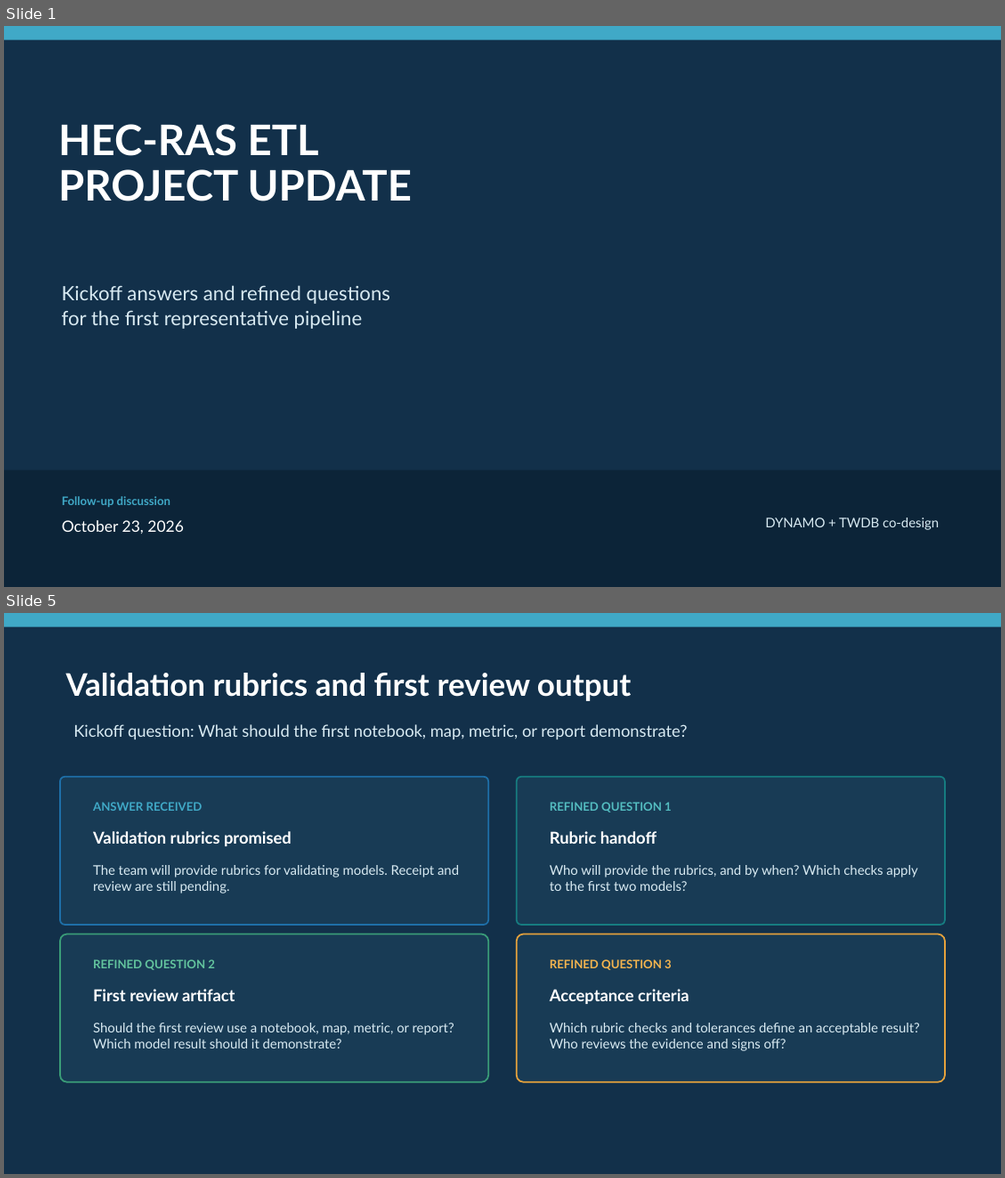
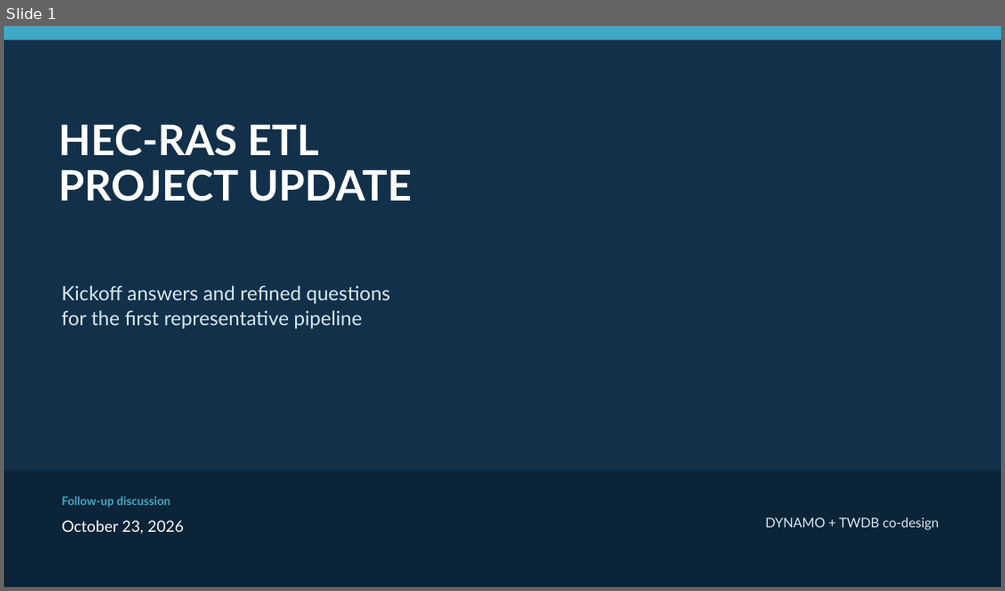
Before and after one commit to wmobley/twdb-flood-model-automation, a slide deck: project/presentations/updates-2026-10-23/TWDB-Updates-2026-10-23.pptx. Shown one above the other, each under a label of ours: slides 1 and 5 before the commit, slide 1 after it; the slides between them are not shown. The pictures are 1005x1178 and 1005x591 pixels, drawn with LibreOffice and Linux fonts; fonts in the diff are those of the drawing. Boxes give left, top, right and bottom in pixels: in the first picture for what was removed or moved away, otherwise in the second. Text is boxed around its words. In the diff, an @@ line names an element or a change of style, - is before the commit and + after.

```diff
--- a/project/presentations/updates-2026-10-23/TWDB-Updates-2026-10-23.pptx
+++ b/project/presentations/updates-2026-10-23/TWDB-Updates-2026-10-23.pptx
@@ slide 5 removed at (x1=4, y1=613, x2=1001, y2=1174), background #12304A @@
@@ rectangle removed at (x1=4, y1=613, x2=1001, y2=627) @@
@@ text removed at (x1=66, y1=673, x2=631, y2=701) @@
-Validation rubrics and first review output
@@ text removed at (x1=73, y1=724, x2=688, y2=739) @@
-Kickoff question: What should the first notebook, map, metric, or report demonstrate?
@@ rounded rectangle removed at (x1=60, y1=777, x2=488, y2=925) @@
@@ rounded rectangle removed at (x1=517, y1=777, x2=945, y2=925) @@
@@ text removed at (x1=93, y1=802, x2=202, y2=811) @@
-ANSWER RECEIVED
@@ text removed at (x1=550, y1=802, x2=672, y2=812) @@
-REFINED QUESTION 1
@@ text removed at (x1=93, y1=831, x2=291, y2=846) @@
-Validation rubrics promised
@@ text removed at (x1=550, y1=831, x2=656, y2=844) @@
-Rubric handoff
@@ text removed at (x1=93, y1=865, x2=459, y2=893) @@
-The team will provide rubrics for validating models. Receipt and review are still pending.
@@ text removed at (x1=550, y1=865, x2=917, y2=891) @@
-Who will provide the rubrics, and by when? Which checks apply to the first two models?
@@ rounded rectangle removed at (x1=60, y1=933, x2=488, y2=1082) @@
@@ text removed at (x1=93, y1=959, x2=215, y2=970) @@
-REFINED QUESTION 2
@@ rounded rectangle removed at (x1=517, y1=933, x2=945, y2=1082) @@
@@ text removed at (x1=550, y1=959, x2=672, y2=970) @@
-REFINED QUESTION 3
@@ text removed at (x1=93, y1=989, x2=235, y2=1001) @@
-First review artifact
@@ text removed at (x1=550, y1=989, x2=689, y2=1004) @@
-Acceptance criteria
@@ text removed at (x1=93, y1=1022, x2=454, y2=1048) @@
-Should the first review use a notebook, map, metric, or report? Which model result should it demonstrate?
@@ text removed at (x1=550, y1=1022, x2=920, y2=1051) @@
-Which rubric checks and tolerances define an acceptable result? Who reviews the evidence and signs off?
```
Also in this commit, not shown: 1 slide changed, 3 slides added, 4 other slides removed, 4 other files.
